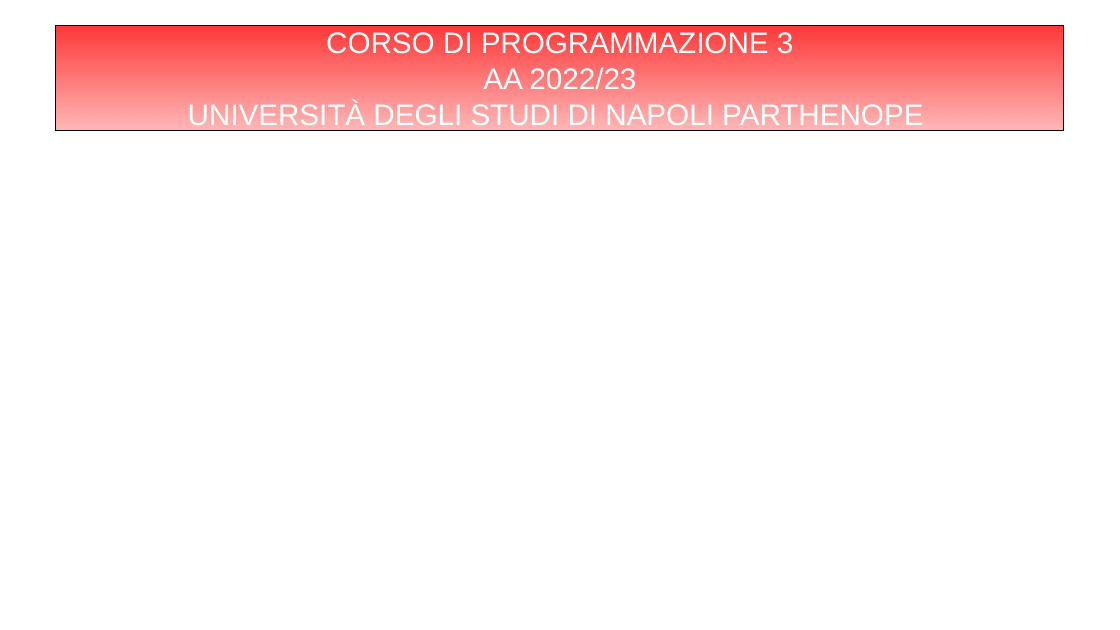
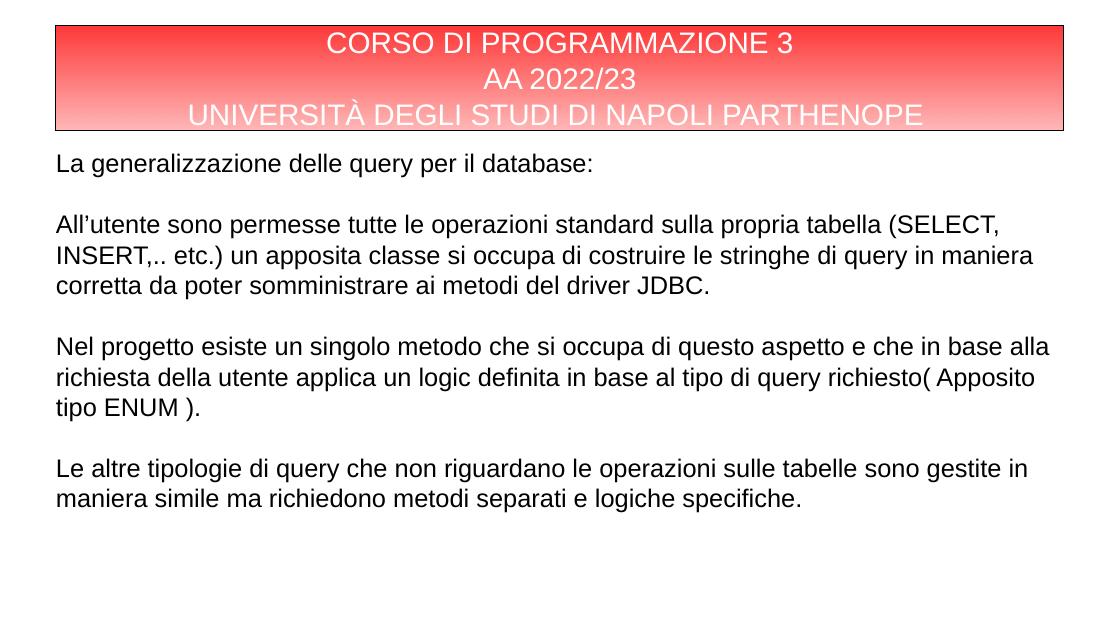
Before and after one commit to Kilne/PersonalManager, a slide deck: slide 4 of Relazioni e slides/Slides/SLIDES.odp. Drawn at 1120x630 pixels with LibreOffice and Linux fonts; fonts in the diff are those of the drawing. Boxes give left, top, right and bottom in pixels: in the first picture for what was removed or moved away, otherwise in the second. Text is boxed around its words. In the diff, an @@ line names an element or a change of style, - is before the commit and + after.

```diff
--- a/Relazioni e slides/Slides/SLIDES.odp
+++ b/Relazioni e slides/Slides/SLIDES.odp
@@ subtitle added at [56,153,1050,513], 18 pt, text #000000 @@
+La generalizzazione delle query per il database:
+All’utente sono permesse tutte le operazioni standard sulla propria tabella (SELECT, INSERT,.. etc.) un apposita classe si occupa di costruire le stringhe di query in maniera corretta da poter somministrare ai metodi del driver JDBC.
+Nel progetto esiste un singolo metodo che si occupa di questo aspetto e che in base alla richiesta della utente applica un logic definita in base al tipo di query richiesto( Apposito tipo ENUM ).
+Le altre tipologie di query che non riguardano le operazioni sulle tabelle sono gestite in maniera simile ma richiedono metodi separati e logiche specifiche.
```
Also in this commit, not shown: 2 other slides changed, 1 other file.
